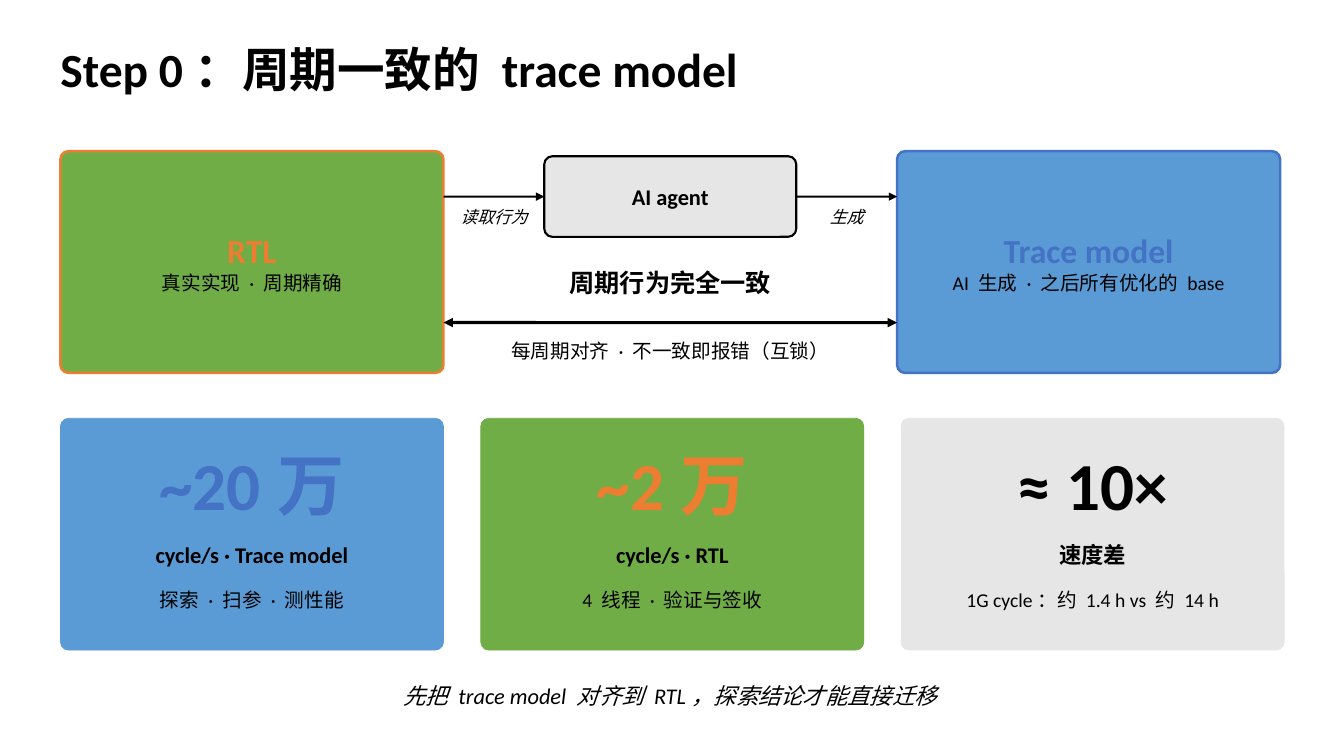
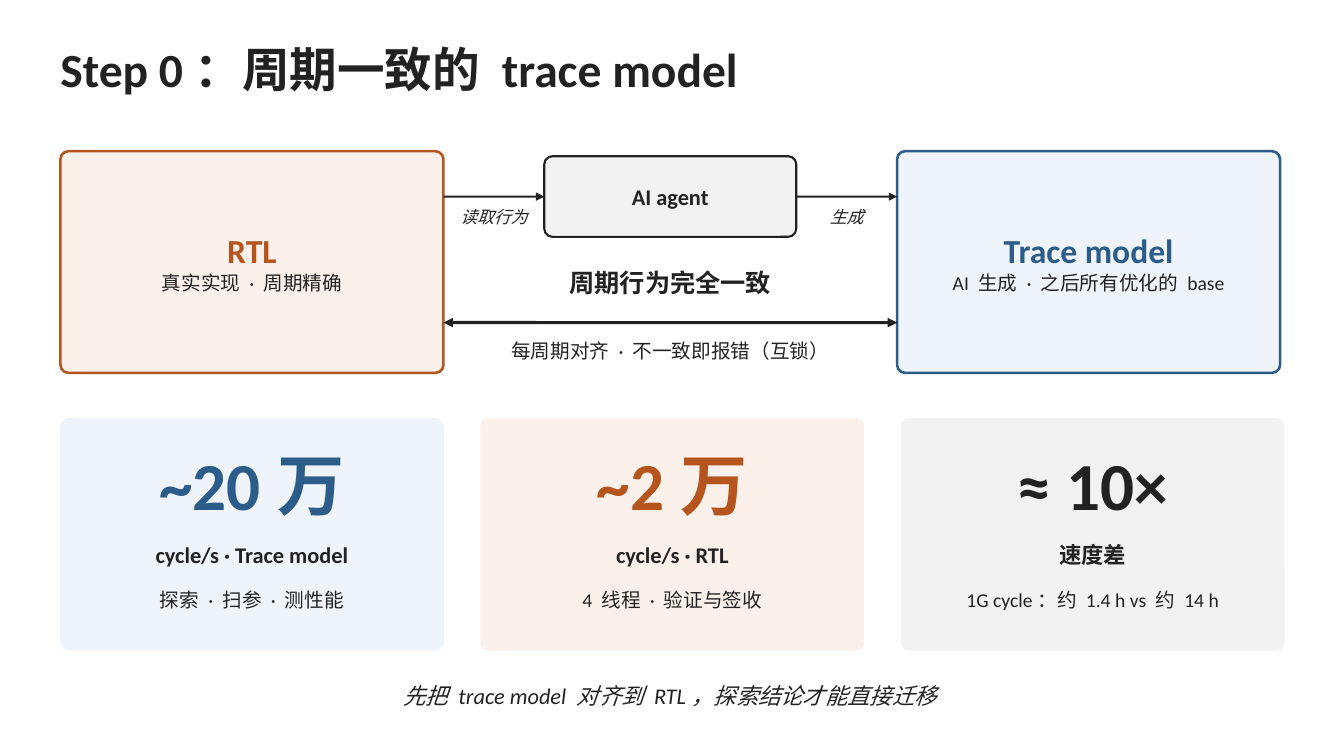
Before and after one commit to tututugege/AI-Huma, a slide deck: slide 1 of docs/workflow.pptx. Drawn at 1344x756 pixels with LibreOffice and Linux fonts; fonts in the diff are those of the drawing. Boxes give left, top, right and bottom in pixels: in the first picture for what was removed or moved away, otherwise in the second. Text is boxed around its words. In the diff, an @@ line names an element or a change of style, - is before the commit and + after.

```diff
--- a/docs/workflow.pptx
+++ b/docs/workflow.pptx
@@ rounded rectangle "RTL" at [60, 151, 444, 373]: text colour #ED7D31 to #B5541C in "RTL"; text colour #000000 to #222222 in "真实实现 · 周期精确"; fill #70AD47 to #FBF1EA; outline #ED7D31 1.8 pt to #B5541C 1.8 pt @@
@@ rounded rectangle "AI agent" at [544, 156, 797, 237]: text colour #000000 to #222222; fill #E7E6E6 to #F2F2F2; outline #000000 1.5 pt to #222222 1.5 pt @@
@@ rounded rectangle "Trace model" at [897, 151, 1280, 373]: text colour #4472C4 to #2B5C8A in "Trace model"; text colour #000000 to #222222 in "AI 生成 · 之后所有优化的 base"; fill #5B9BD5 to #EEF4FA; outline #4472C4 1.8 pt to #2B5C8A 1.8 pt @@
@@ arrow (444, 197) - (544, 197): stroke #000000 1.5 pt to #222222 1.5 pt @@
@@ arrow (797, 197) - (897, 197): stroke #000000 1.5 pt to #222222 1.5 pt @@
@@ double arrow (444, 323) - (897, 323): stroke #000000 2.25 pt to #222222 2.25 pt @@
@@ rounded rectangle at [60, 418, 444, 650]: fill #5B9BD5 to #EEF4FA; outline #5B9BD5 0.5 pt to #EEF4FA 0.5 pt @@
@@ rounded rectangle at [481, 418, 864, 650]: fill #70AD47 to #FBF1EA; outline #70AD47 0.5 pt to #FBF1EA 0.5 pt @@
@@ rounded rectangle at [901, 418, 1285, 650]: fill #E7E6E6 to #F2F2F2; outline #E7E6E6 0.5 pt to #F2F2F2 0.5 pt @@
@@ text "~20万" at [60, 434, 444, 534]: text colour #4472C4 to #2B5C8A @@
@@ text "~2万" at [481, 434, 864, 534]: text colour #ED7D31 to #B5541C @@
@@ text colour #000000 to #222222 in 13 elements at [60, 46, 737, 95], [460, 209, 527, 225], [830, 209, 864, 225], [569, 270, 771, 295], [511, 341, 829, 360], [156, 547, 348, 567], [160, 590, 344, 609], [616, 547, 729, 567], [582, 590, 762, 609], [1066, 466, 1167, 511], [1059, 544, 1126, 565], [966, 590, 1219, 610], [403, 685, 937, 706] @@
```
Also in this commit, not shown: 1 other slide changed, 1 slide added, 1 slide removed, 2 other files.
